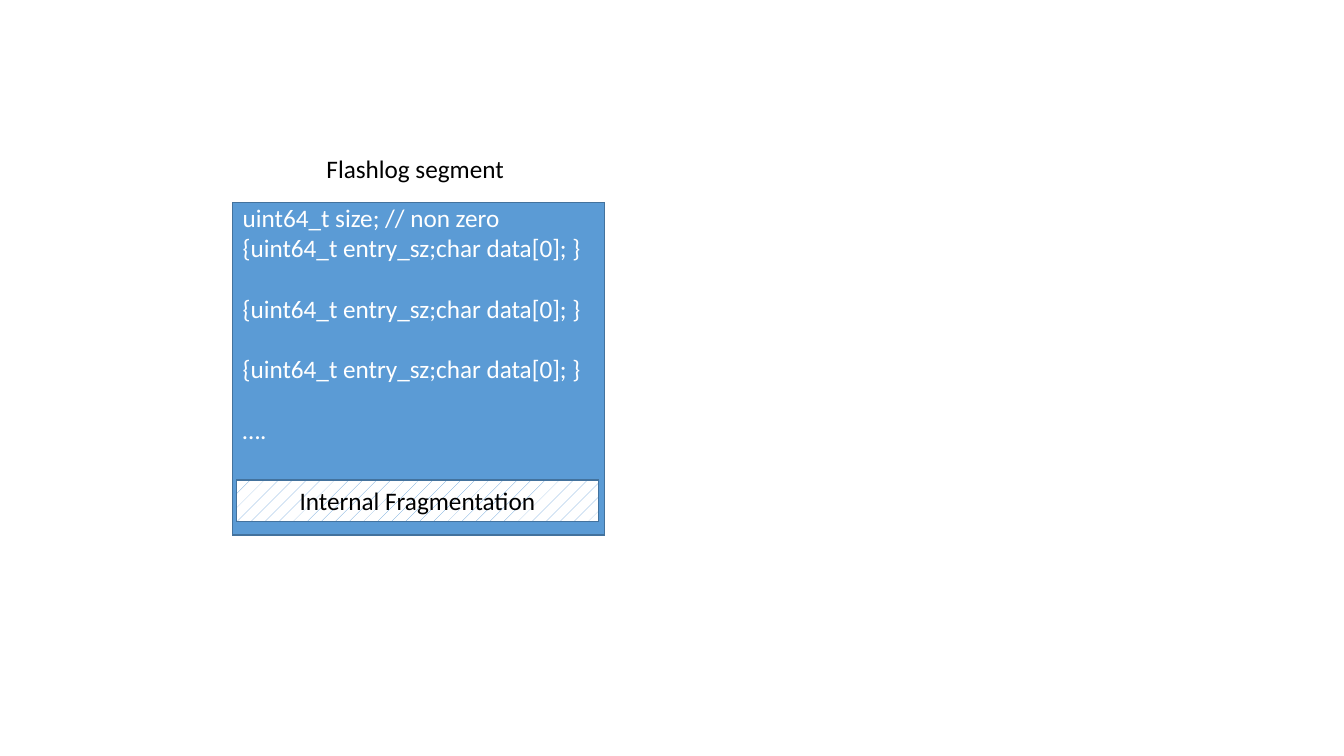
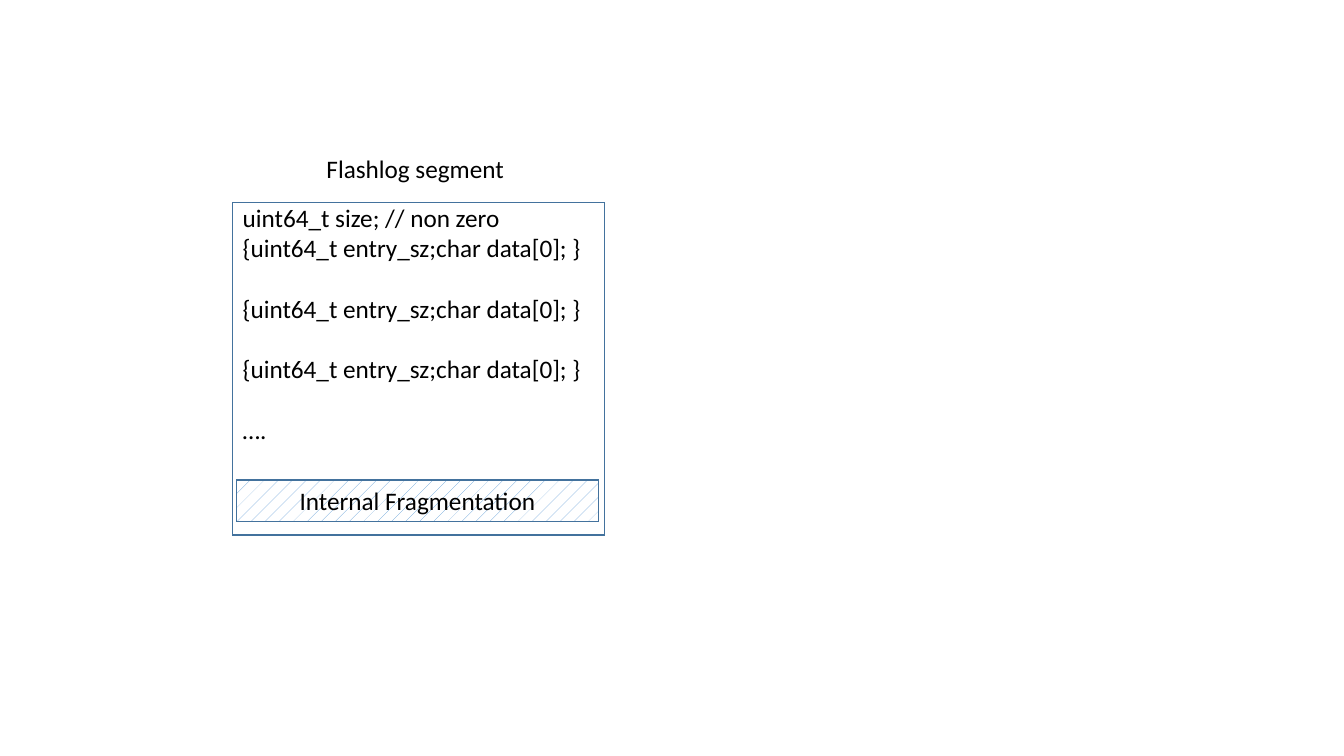
Before and after one commit to sdulloor/cyclone, a slide deck: slide 1 of paper/figures2/flashlog_page.pptx. Drawn at 1344x756 pixels with LibreOffice and Linux fonts; fonts in the diff are those of the drawing. Boxes give left, top, right and bottom in pixels: in the first picture for what was removed or moved away, otherwise in the second. Text is boxed around its words. In the diff, an @@ line names an element or a change of style, - is before the commit and + after.

```diff
--- a/paper/figures2/flashlog_page.pptx
+++ b/paper/figures2/flashlog_page.pptx
@@ rectangle "uint64_t size; // non zero" at (233,203,605,535): text colour #FFFFFF to #000000; fill #5B9BD5 to none @@
```
Also in this commit, not shown: 20 other files.
